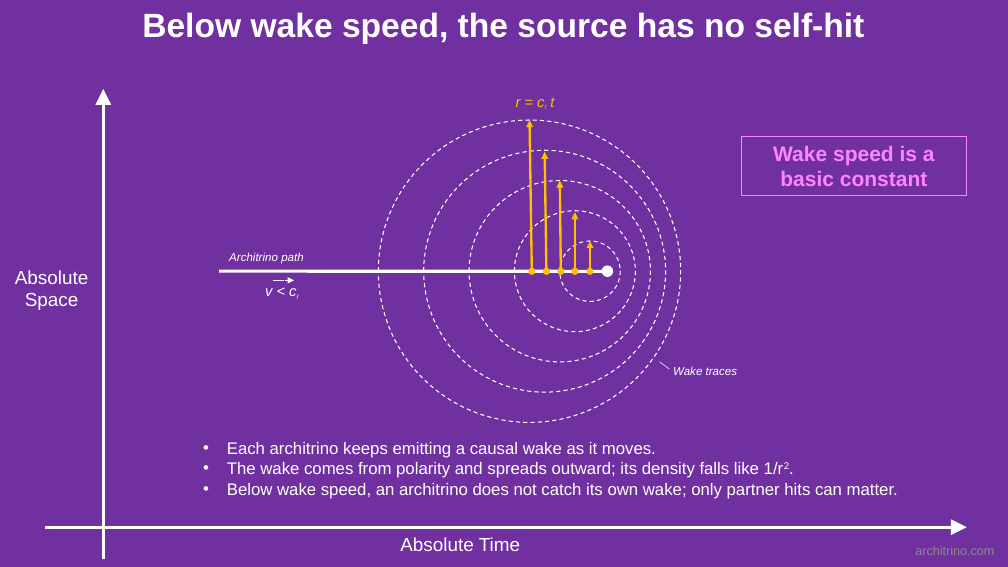
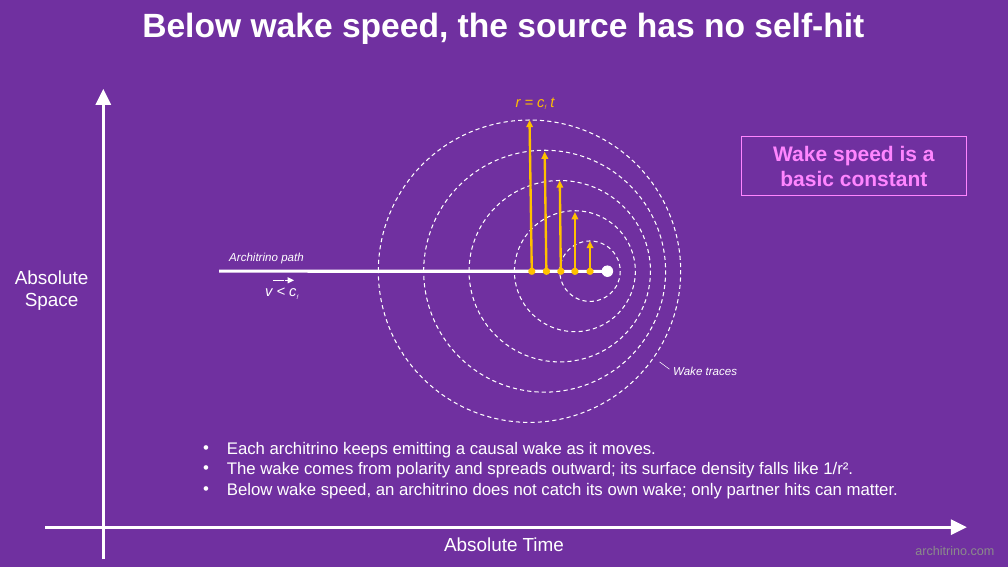
Before and after one commit to jmarkmorris/architrino, a slide deck: slide 4 of reference/archie/presentations/NPQG Fundamentals - Paths.pptx. Drawn at 1008x567 pixels with LibreOffice and Linux fonts; fonts in the diff are those of the drawing. Boxes give left, top, right and bottom in pixels: in the first picture for what was removed or moved away, otherwise in the second. Text is boxed around its words. In the diff, an @@ line names an element or a change of style, - is before the commit and + after.

```diff
--- a/reference/archie/presentations/NPQG Fundamentals - Paths.pptx
+++ b/reference/archie/presentations/NPQG Fundamentals - Paths.pptx
@@ text at [227, 462, 853, 478]: text changed @@
-• The wake comes from polarity and spreads outward; its density falls like 1/r2.
+• The wake comes from polarity and spreads outward; its surface density falls like 1/r².
@@ text "Absolute Time": place and size @@
-text "Absolute Time" at [400, 537, 520, 551]
+text "Absolute Time" at [444, 537, 564, 551]
@@ text "Absolute Time" at [444, 537, 564, 551]: alignment left to centre @@
```
Also in this commit, not shown: 11 other slides changed, 2 slides removed, 9 other files.
